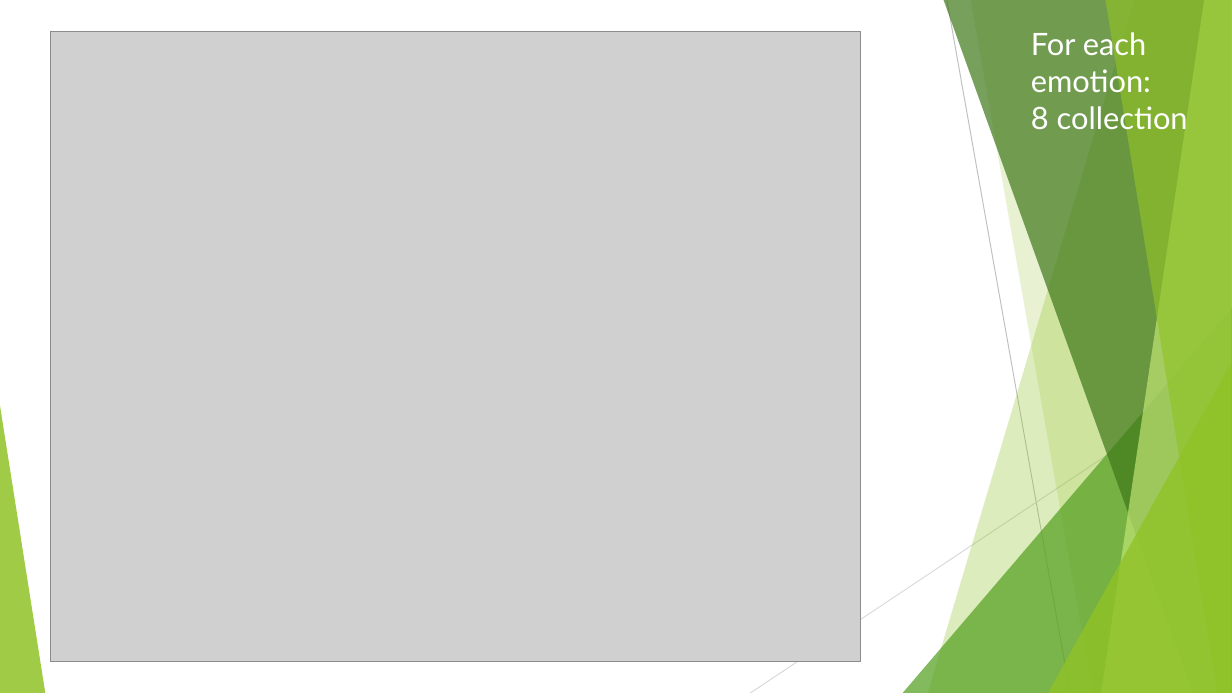
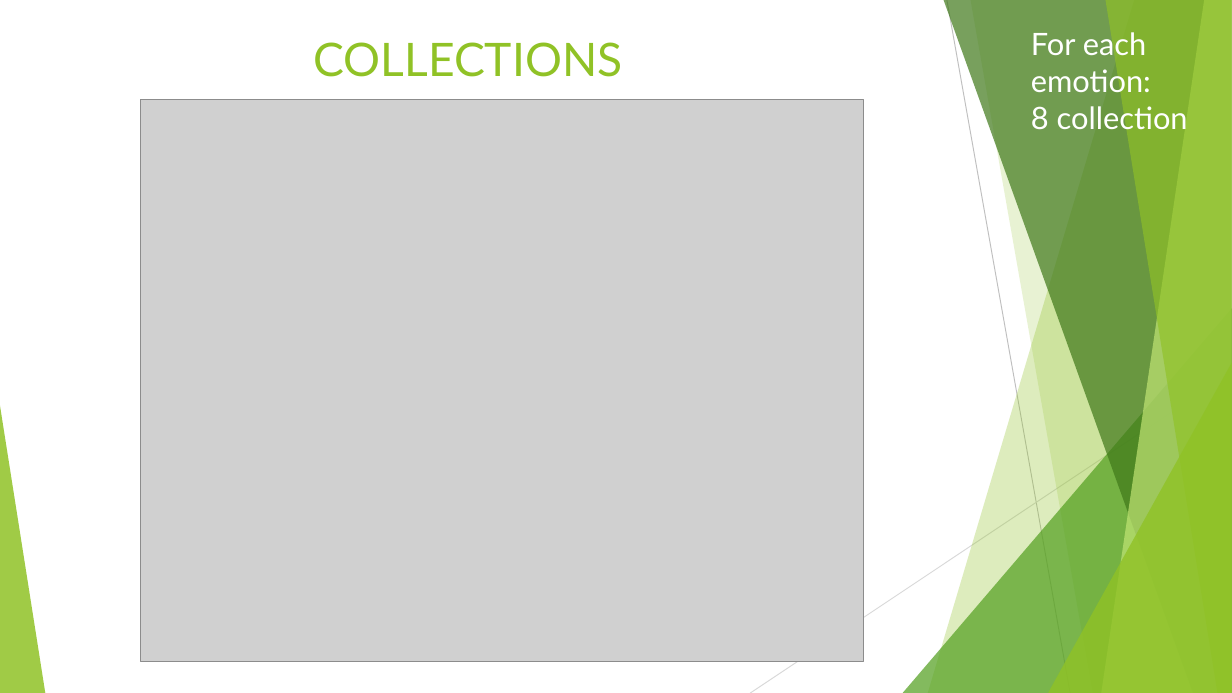
Before and after one commit to lucaMari94/mongodb-sentiment-analysis, a slide deck: slide 23 of silde/slide.pptx (slide 20 before the commit). Drawn at 1232x693 pixels with LibreOffice and Linux fonts; fonts in the diff are those of the drawing; grey boxes stand for pictures. Boxes give left, top, right and bottom in pixels: in the first picture for what was removed or moved away, otherwise in the second. Text is boxed around its words. In the diff, an @@ line names an element or a change of style, - is before the commit and + after.

```diff
--- a/silde/slide.pptx
+++ b/silde/slide.pptx
@@ title added at [314,42,623,77], 36 pt, text #90C226 @@
+COLLECTIONS
@@ picture: place and size @@
-picture at [51,32,861,662]
+picture at [140,100,863,662]
```
Also in this commit, not shown: 1 other slide changed, 6 slides added, 1 slide removed, 7 other files.
